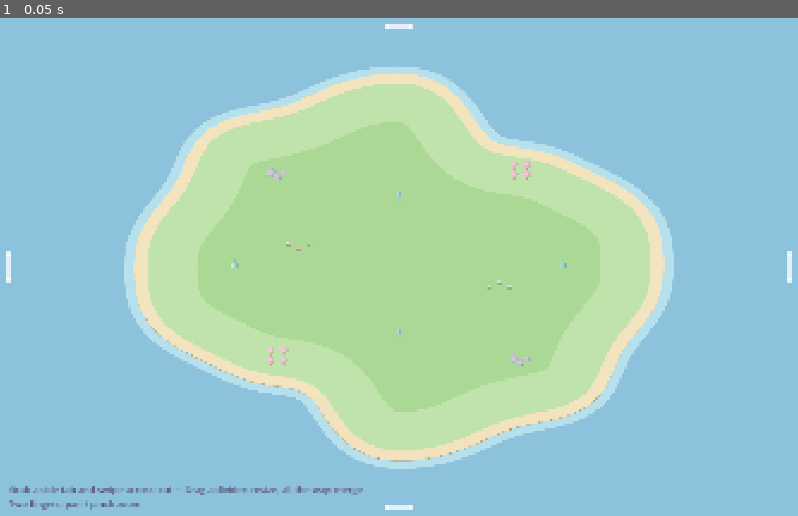
Above: before the commit, frame 1.
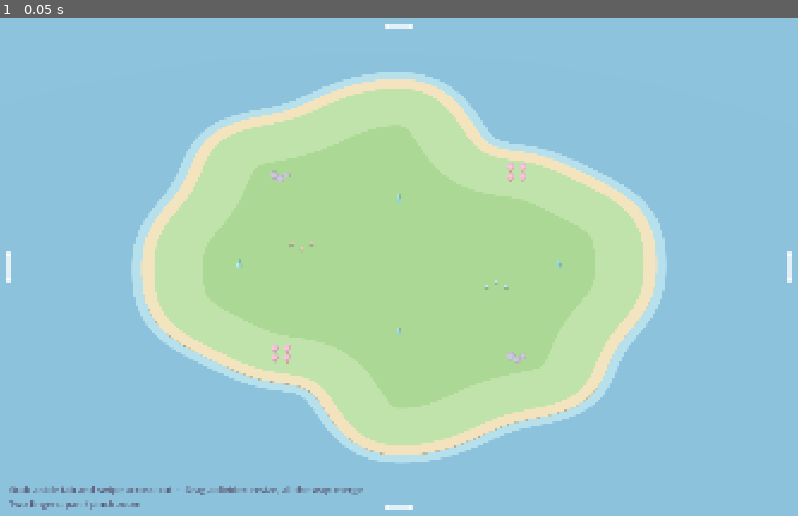
Above: after the commit, the same moment.

Repository: ChaoWeiS/warringhands
Game: Godot game, scene res://scenes/main.tscn
Two runs of this game, one before a commit and one after it. Both use one fixed random seed, a clock stepped at 60 frames per second and the inputs below.
Inputs:
- Up to frame 1 (0.05 s): no input

The runs differ from the first frame. In frame 1, 6.2% of the frame differs, in the area x 15-85%, y 9-91%.

Commit message:
Moving pane dividers never changes zoom
Zoom is now a fixed map-units-per-pixel per pane, changed only by pinch
or mouse wheel. Panes squeezed while merging keep their zoom and stay
still instead of shrinking their map.

Co-Authored-By: Claude Opus 5.5 <noreply@anthropic.com>
Claude-Session: https://claude.ai/code/session_01R2EQohRet1QfgKEYwNZLap

Diff:
--- a/scripts/camera_rig.gd
+++ b/scripts/camera_rig.gd
@@ -10,15 +10,18 @@
 
 ## Ground point at the centre of the pane (y is always 0).
 var target: Vector3 = Vector3.ZERO
-## How much of the world fits the pane's height. Smaller = zoomed in.
-var view_size: float = 300.0
+## Zoom: map units per screen pixel. Smaller = zoomed in. Only pinching /
+## the mouse wheel change it; resizing a pane never does.
+var units_per_pixel: float = 0.25
+## Height of the pane on screen, in pixels.
+var pane_height: float = 1200.0
 
 ## How steeply the camera looks down, in degrees (90 = straight down).
 @export var pitch_degrees: float = 50.0
-## Closest zoom.
-@export var min_view_size: float = 20.0
-## Furthest zoom (roughly "whole island in view").
-@export var max_view_size: float = 700.0
+## Closest zoom (map units per pixel).
+@export var min_units_per_pixel: float = 0.016
+## Furthest zoom (roughly "whole island in a full-screen pane").
+@export var max_units_per_pixel: float = 0.6
 ## Area the camera may look at (x, z on the ground).
 @export var map_rect: Rect2 = Rect2(0, 0, 820, 820)
 
@@ -37,14 +40,15 @@
 ## Shows the whole map.
 func fit_whole_map() -> void:
 	target = Vector3(map_rect.get_center().x, 0, map_rect.get_center().y)
-	view_size = max_view_size
+	units_per_pixel = max_units_per_pixel
 	_apply()
 
 
 ## Copies where another pane's camera is looking.
 func copy_view(other: Camera3D) -> void:
 	target = other.target
-	view_size = other.view_size
+	units_per_pixel = other.units_per_pixel
+	pane_height = other.pane_height
 	_apply()
 
 
@@ -62,7 +66,7 @@
 ## Zooms by `factor` (>1 = closer), keeping the ground under `screen_point` fixed.
 func zoom_at(factor: float, screen_point: Vector2) -> void:
 	var before: Variant = _ground_at(screen_point)
-	view_size = clampf(view_size / factor, min_view_size, max_view_size)
+	units_per_pixel = clampf(units_per_pixel / factor, min_units_per_pixel, max_units_per_pixel)
 	_apply()
 	var after: Variant = _ground_at(screen_point)
 	if before != null and after != null:
@@ -70,8 +74,14 @@
 		_apply()
 
 
-## Re-applies limits, e.g. after the pane was resized.
+## Re-applies limits.
 func refit() -> void:
+	_apply()
+
+
+## Tells the camera how tall its pane is (without moving the map).
+func set_pane_height(height: float) -> void:
+	pane_height = maxf(height, 1.0)
 	_apply()
 
 
@@ -79,30 +89,29 @@
 ## (cut, resize, merge). `old_rect` and `new_rect` are the pane's position
 ## on the whole screen before and after. The ground that was under the new
 ## pane's centre moves to its centre, at the same scale, so the pane simply
-## shows more or less of the map around what was already there.
+## shows more or less of the map around what was already there. Zoom is
+## not touched.
 func reanchor(old_rect: Rect2, new_rect: Rect2) -> void:
-	var g: Vector3 = _ground_at_in(new_rect.get_center() - old_rect.position, old_rect.size)
-	view_size *= new_rect.size.y / old_rect.size.y  # same scale on screen
-	target = g
-	_apply(false)
+	target = _ground_at_in(new_rect.get_center() - old_rect.position, old_rect.size)
+	pane_height = maxf(new_rect.size.y, 1.0)
+	_apply()
 
 
-func _apply(clamp_zoom: bool = true) -> void:
-	if clamp_zoom:
-		view_size = clampf(view_size, min_view_size, max_view_size)
+func _apply() -> void:
+	units_per_pixel = clampf(units_per_pixel, min_units_per_pixel, max_units_per_pixel)
 	target.x = clampf(target.x, map_rect.position.x, map_rect.end.x)
 	target.z = clampf(target.z, map_rect.position.y, map_rect.end.y)
 	target.y = 0.0
 	var pitch: float = deg_to_rad(pitch_degrees)
 	rotation = Vector3(-pitch, 0, 0)
 	position = target + Vector3(0, sin(pitch), cos(pitch)) * BACK_OFF
-	size = view_size
+	size = units_per_pixel * pane_height
 
 
 ## Where a point of a pane with the given size hits the ground. Works even
 ## before the viewport is resized, and for points outside the pane.
 func _ground_at_in(point: Vector2, pane_size: Vector2) -> Vector3:
-	var half_h: float = view_size * 0.5
+	var half_h: float = units_per_pixel * pane_size.y * 0.5
 	var aspect: float = pane_size.x / pane_size.y
 	var ndc := Vector2(2.0 * point.x / pane_size.x - 1.0, 1.0 - 2.0 * point.y / pane_size.y)
 	var origin: Vector3 = transform * Vector3(ndc.x * half_h * aspect, ndc.y * half_h, 0.0)
--- a/scripts/pane_layout.gd
+++ b/scripts/pane_layout.gd
@@ -33,8 +33,6 @@
 ## How far across the pane (0-1) a swipe must travel to cut.
 @export var cut_commit: float = 0.45
 
-## Panes smaller than this (while being squeezed shut) don't re-aim their camera.
-const ANCHOR_MIN := 120.0
 const SNAPS := [1.0 / 3.0, 0.5, 2.0 / 3.0]
 const SNAP_RANGE := 0.03
 
@@ -408,11 +406,13 @@
 	if node.is_leaf():
 		node.container.position = r.position
 		node.container.size = Vector2(maxf(r.size.x, 1.0), maxf(r.size.y, 1.0))
-		# Keep the map still on screen. Skip while a pane is squeezed very
-		# small (about to merge), so its view isn't lost if dragged back out.
-		if r.size.x >= ANCHOR_MIN and r.size.y >= ANCHOR_MIN:
-			if node.anchor_rect.size.x > 0.0 and node.anchor_rect != r:
-				node.camera.reanchor(node.anchor_rect, r)
+		# Keep the map still on screen, at the same zoom.
+		if r.size.x >= 1.0 and r.size.y >= 1.0:
+			if node.anchor_rect.size.y >= 1.0:
+				if node.anchor_rect != r:
+					node.camera.reanchor(node.anchor_rect, r)
+			else:
+				node.camera.set_pane_height(r.size.y)
 			node.anchor_rect = r
 		return
 	var half: float = divider_width * 0.5
Not shown, changed: docs/DESIGN.md
